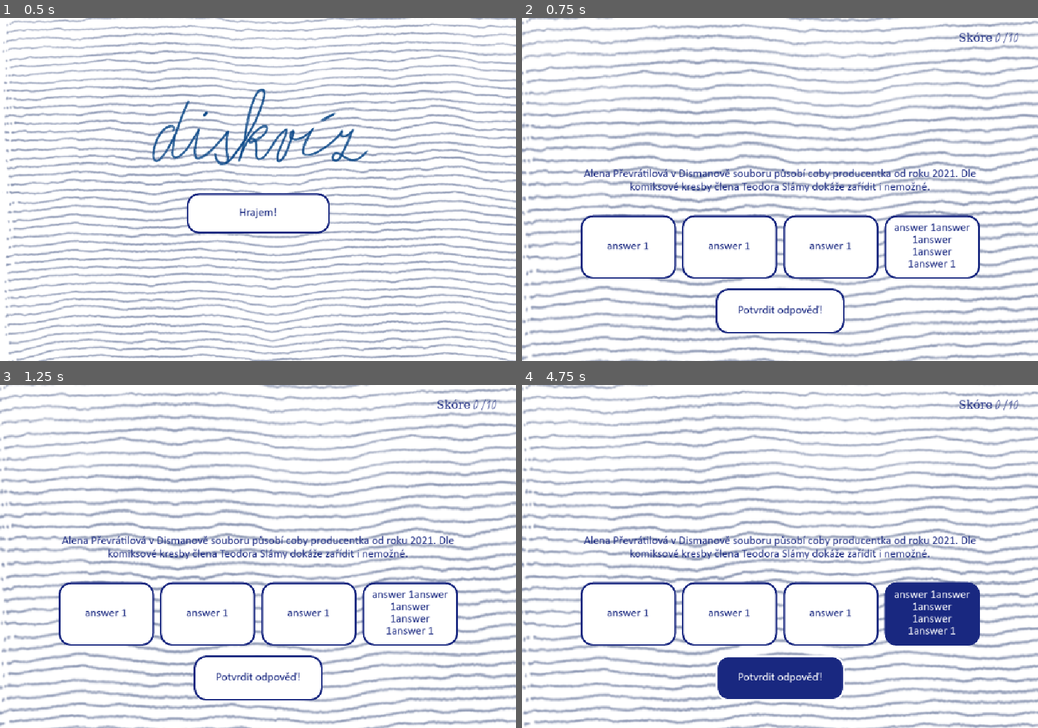
Above: before the commit, frames 1-4 (two rows, left to right).
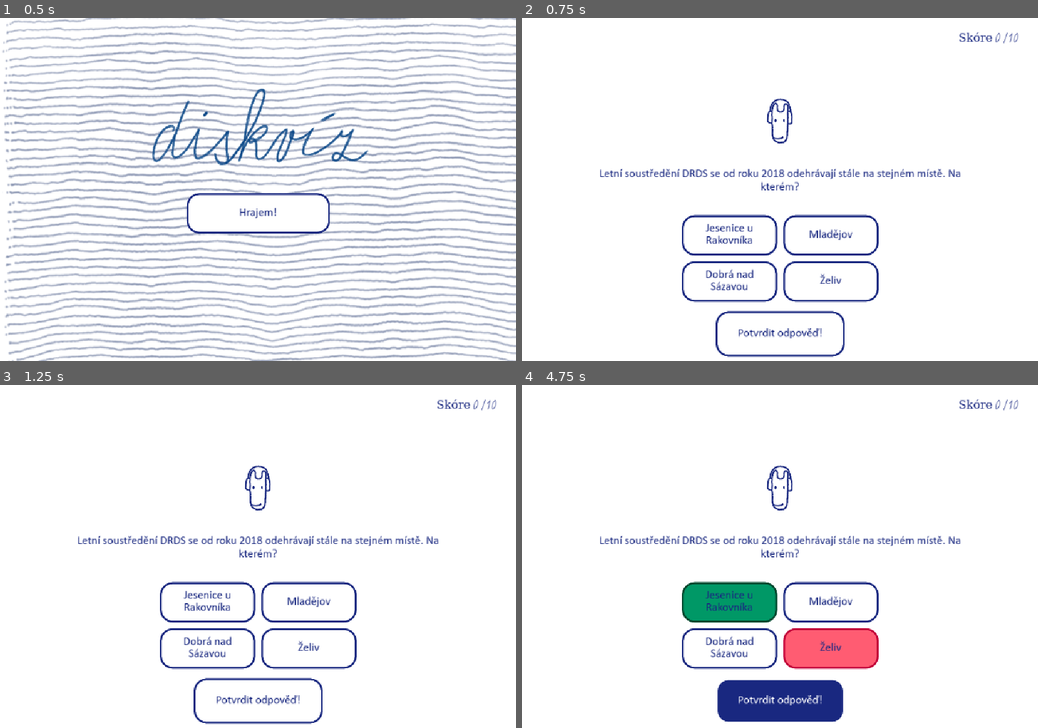
Above: after the commit, the same moments.

Repository: Lavialee/DRDSkviz
Game: Godot game, scene res://scenes/MainMenu.tscn
Two runs of this game, one before a commit and one after it. Both use one fixed random seed, a clock stepped at 60 frames per second and the inputs below.
Inputs:
- Up to frame 1 (0.5 s): no input
- Up to frame 2 (0.75 s): click "Hrajem!" at 0.5 s
- Up to frame 3 (1.25 s): no input
- Up to frame 4 (4.75 s): click "answer 1" (after the commit: "Jesenice u Rakovníka") at 1.25 s; click "answer 1" (after the commit: "Mladějov") at 2 s; click "answer 1" (after the commit: "Dobrá nad Sázavou") at 2.75 s; click "answer 1answer 1answer 1answe…" (after the commit: "Želiv") at 3.5 s; click "Potvrdit odpověď!" at 4.25 s

Frame 1 is identical in both runs. In frame 2, 29% of the frame differs, in the area x 0-100%, y 0-100%; in frame 3, 29%; in frame 4, 37%.
Error before the commit: Parse Error: Expected node path as string or identifier after "$". (res://scenes/desktop_layout.gd:45)

Commit message:
add text input answers

Diff:
--- a/all_questions.tres
+++ b/all_questions.tres
@@ -619,17 +619,6 @@
 media_source = "film Poznamenaní"
 answer_info = "Ivan Jandl je jediným souborovým držitelem Oscara a Zlatého glóbu. Ocenění získal za film [i]Poznamenaní …(183 unchanged characters)…
 
-[sub_resource type="Resource" id="Resource_wdng1"]
-script = ExtResource("1_c6f28")
-question_text = "Seřaď události od nejstarší po nejmladší: Založení DRDS, První letní soustředění, Výprava do Velké Británie, Natočení voicebandu Tatínek pracuje v továrně"
-answers = Array[String](["Založení DRDS", "První letní soustředění", "Výprava do Velké Británie", "Natočení voicebandu Tatínek pracuje v továrně"])
-correct_answer_index = -1
-correct_answer_text = "[3,0,1,2]"
-question_type = 2
-media_path = ""
-media_source = ""
-answer_info = ""
-
 [sub_resource type="Resource" id="Resource_pbcvm"]
 script = ExtResource("1_c6f28")
 question_text = "V souboru máme několik držitelů dabingové ceny Františka Filipovského. Který z uvedených laureátů ji získal nejdříve?"
@@ -1006,4 +995,4 @@
 
 [resource]
 script = ExtResource("2_3n64e")
-questions = Array[ExtResource("1_c6f28")]([SubResource("Reso …(1701 unchanged characters)… Resource_yppbu"), SubResource("Resource_wdng1"), SubResource("Resource_pbcvm"), SubResource("Resource_vpe0e"),  …(992 unchanged characters)…
+questions = Array[ExtResource("1_c6f28")]([SubResource("Reso …(1701 unchanged characters)… Resource_yppbu"), SubResource("Resource_pbcvm"), SubResource("Resource_vpe0e"),  …(992 unchanged characters)…
--- a/question_entry_resource.gd
+++ b/question_entry_resource.gd
@@ -1,7 +1,7 @@
 extends Resource
 class_name Question
 
-enum QuestionType { MULTIPLE_CHOICE, TEXT_INPUT, ARRANGE}
+enum QuestionType { MULTIPLE_CHOICE, TEXT_INPUT}
 
 @export var question_text: String
 @export var answers: Array[String] = [] # For multiple-choice questions
--- a/scenes/DesktopLayout.tscn
+++ b/scenes/DesktopLayout.tscn
@@ -42,6 +42,7 @@
 script = ExtResource("1_ha3lu")
 
 [node name="Sprite2D" type="Sprite2D" parent="."]
+visible = false
 self_modulate = Color(1, 1, 1, 0.301961)
 texture_repeat = 2
 material = ExtResource("2_nokfu")
@@ -84,21 +85,19 @@
 anchor_right = 1.0
 anchor_bottom = 1.0
 offset_left = 125.0
-offset_top = 29.0
+offset_top = -18.0
 offset_right = -125.0
-offset_bottom = -58.0
+offset_bottom = -10.0
 grow_horizontal = 2
 grow_vertical = 2
 
 [node name="VBoxContainer" type="VBoxContainer" parent="MarginContainer"]
 layout_mode = 2
-size_flags_horizontal = 4
 theme = SubResource("Theme_l35yq")
 theme_override_constants/separation = 20
 alignment = 2
 
 [node name="MediaContainer" type="PanelContainer" parent="MarginContainer/VBoxContainer"]
-visible = false
 self_modulate = Color(0.431373, 0.431373, 0.431373, 0)
 layout_mode = 2
 size_flags_horizontal = 4
@@ -178,9 +177,19 @@
 horizontal_alignment = 1
 vertical_alignment = 1
 
+[node name="AnswerInput" type="LineEdit" parent="MarginContainer/VBoxContainer"]
+visible = false
+custom_minimum_size = Vector2(0, 50)
+layout_mode = 2
+size_flags_horizontal = 4
+size_flags_vertical = 4
+placeholder_text = "sem napiš odpověď"
+expand_to_text_length = true
+metadata/_edit_group_ = true
+
 [node name="CenterContainer" type="CenterContainer" parent="MarginContainer/VBoxContainer"]
-layout_mode = 2
-size_flags_horizontal = 4
+custom_minimum_size = Vector2(200, 50)
+layout_mode = 2
 
 [node name="AnimationPlayer" type="AnimationPlayer" parent="MarginContainer/VBoxContainer/CenterContainer"]
 root_node = NodePath("../../../..")
@@ -194,7 +203,7 @@
 theme = ExtResource("1_ij2e0")
 theme_override_constants/h_separation = 12
 theme_override_constants/v_separation = 12
-columns = 5
+columns = 2
 
 [node name="Answer1" type="Button" parent="MarginContainer/VBoxContainer/CenterContainer/AnswerContainer"]
 custom_minimum_size = Vector2(200, 85)
--- a/scenes/desktop_layout.gd
+++ b/scenes/desktop_layout.gd
@@ -13,6 +13,7 @@
 @onready var answer_panel_path = $Answer/PanelContainer
 @onready var next_question_button_path = $Answer/PanelContainer/VBoxContainer/NextQuestion
 @onready var answer_text_path = $Answer/PanelContainer/VBoxContainer/TextEdit
+@onready var answer_input = $MarginContainer/VBoxContainer/AnswerInput
 
 var question_data = preload("res://all_questions.tres")
 var regular_font = load("res://font/calibri-regular.ttf")
@@ -26,188 +27,251 @@
 var showing_answer = false
 var paused_position = 0.0
 
+enum InputAnswerMatch {
+    WRONG,
+    ADEQUATE,
+    CORRECT
+}
+
 func _ready() -> void:
-	# Initialize the ButtonGroup
-	answer_group = ButtonGroup.new()
-	next_question_button_path.pressed.connect(_next_question)
-
-	# Initialize buttons array
-	buttons = [
-		answer_container.get_node("Answer1"),
-		answer_container.get_node("Answer2"),
-		answer_container.get_node("Answer3"),
-		answer_container.get_node("Answer4")
-	]
-
-	# Assign buttons to the ButtonGroup
-	for button in buttons:
-		button.set_button_group(answer_group)
-	$
-	# Start the game
-	choose_questions()
-	current_question_handling()
-
-func _process(delta: float) -> void:
-	if audio_streamer.playing and audio_streamer.stream != null:
-		audio_timer.value = audio_streamer.get_playback_position()
-
-# Choose 10 random multiple-choice questions
+    # Initialize the ButtonGroup
+    answer_group = ButtonGroup.new()
+    next_question_button_path.pressed.connect(_next_question)
+
+    # Initialize buttons array
+    buttons = [
+        answer_container.get_node("Answer1"),
+        answer_container.get_node("Answer2"),
+        answer_container.get_node("Answer3"),
+        answer_container.get_node("Answer4")
+    ]
+
+    # Assign buttons to the ButtonGroup
+    for button in buttons:
+        button.set_button_group(answer_group)
+    # Start the game
+    choose_questions()
+    current_question_handling()
+
+#func _process(delta: float) -> void:
+    #if audio_streamer.playing and audio_streamer.stream != null:
+        #audio_timer.value = audio_streamer.get_playback_position()
+
 func choose_questions() -> void:
-	var all_questions = question_data.questions.filter(func(q):
-		return q.question_type == q.QuestionType.MULTIPLE_CHOICE)#&& q.media_path) #--- uncomment for just questions including media
-	all_questions.shuffle()
-	selected_questions = all_questions.slice(0, 10)  # Select the first 10 elements
-
-# Take shuffled questions, handle shuffling answers
+    var all_questions = question_data.questions#.filter(func(q):
+        #return q.question_type == q.QuestionType.MULTIPLE_CHOICE)#&& q.media_path) #--- uncomment for just questions including media
+    all_questions.shuffle()
+    selected_questions = all_questions.slice(0, 10)  # Select the first 10 elements
+
+# manages if game ended, switches question to next, shows/hides apropriate nodes
 func current_question_handling() -> void:
-	if current_question_index < selected_questions.size():  # Still questions left
-		current_question = selected_questions[current_question_index]
-		var original_answers = current_question.answers.duplicate()  # Make a copy of the original answers
-		var file_extension = current_question.media_path.get_extension()
-		current_question.answers.shuffle()  # Shuffle the answers
-		current_question.correct_answer_index = current_question.answers.find(original_answers[current_question.correct_answer_index])  # Update correct index
-		correct_answer = "Answer" + str(current_question.correct_answer_index + 1)
-		print("The correct answer is: ", correct_answer)
-
-		if current_question.media_path:
-			question_with_media(file_extension)
-		else:
-			$MarginContainer/VBoxContainer/MediaContainer/NoMediaPicture.set_visible(true)
-			question_image.set_visible(false)
-			audio_container.set_visible(false)
-		# Update UI
-		question_label.text = current_question.question_text
-		assign_answers_to_buttons(current_question.answers)
-	else:  # No questions left
-		show_score()
-
-func question_with_media(file_extension: String) -> void:
-	media_container.set_visible(true)
-	match file_extension:
-		"png", "jpg", "jpeg":
-			question_image.set_visible(true)
-			audio_container.set_visible(false)
-
-		# Add error handling for image loading
-			var image = ResourceLoader.load(current_question.media_path)
-			if image:
-				question_image.texture = image
-			else:
-				push_error("Failed to load image: " + current_question.media_path)
-
-		"mp3", "wav":
-			question_image.set_visible(false)
-			audio_container.set_visible(true)
-
-			# Add error handling for audio loading
-			var audio_resource = ResourceLoader.load(current_question.media_path)
-			if audio_resource:
-				audio_streamer.stream = audio_resource
-				var audio_length = audio_streamer.stream.get_length()
-				audio_timer.max_value = audio_length
-				# Reset audio state
-				paused_position = 0.0
-			else:
-				push_error("Failed to load audio: " + current_question.media_path)
+    if current_question_index < selected_questions.size():  # == Still questions left
+        current_question = selected_questions[current_question_index] #set next question in line to current
+
+        if current_question.question_type == current_question.QuestionType.MULTIPLE_CHOICE: #question is multiple choice
+            multiple_choice_shuffle()
+            answer_input.set_visible(false)
+
+        else: #question is input answer
+            answer_input.set_visible(true)
+
+        assign_answers_to_buttons(current_question.answers) #this will hide the buttons for answer input types, since it has .answers is null
+        media_visibility_management(current_question.media_path.get_extension())
+        question_label.text = current_question.question_text
+
+    else:  # No questions left
+        show_score()
+
+func multiple_choice_shuffle() -> void:
+    var correct_text = current_question.answers[current_question.correct_answer_index]
+    current_question.answers.shuffle()
+    current_question.correct_answer_index = current_question.answers.find(correct_text)
+    correct_answer = "Answer" + str(current_question.correct_answer_index + 1)
+    print("The correct answer is: ", correct_answer)
+
+func media_visibility_management(file_extension: String) -> void:
+    if current_question.media_path != "":
+        media_container.set_visible(true)
+        match file_extension:
+
+            "png", "jpg", "jpeg":
+                question_image.set_visible(true)
+                audio_container.set_visible(false)
+
+            # Add error handling for image loading
+                var image = ResourceLoader.load(current_question.media_path)
+                if image:
+                    question_image.texture = image
+                else:
+                    push_error("Failed to load image: " + current_question.media_path)
+
+            "mp3", "wav":
+                question_image.set_visible(false)
+                audio_container.set_visible(true)
+
+                # Add error handling for audio loading
+                var audio_resource = ResourceLoader.load(current_question.media_path)
+                if audio_resource:
+                    audio_streamer.stream = audio_resource
+                    var audio_length = audio_streamer.stream.get_length()
+                    audio_timer.max_value = audio_length
+                    # Reset audio state
+                    paused_position = 0.0
+                else:
+                    push_error("Failed to load audio: " + current_question.media_path)
+    else:
+        $MarginContainer/VBoxContainer/MediaContainer/NoMediaPicture.set_visible(true)
+        question_image.set_visible(false)
+        audio_container.set_visible(false)
 
 func assign_answers_to_buttons(answers: Array[String]) -> void:
-	# First hide all buttons
-	for button in buttons:
-		button.visible = false
-
-	# Show only the buttons we need
-	for i in range(min(answers.size(), buttons.size())):
-		buttons[i].text = answers[i]
-		buttons[i].visible = true
+    # First hide all buttons
+    for button in buttons:
+        button.visible = false
+
+    # Show only the buttons we need
+    for i in range(min(answers.size(), buttons.size())):
+        buttons[i].text = answers[i]
+        buttons[i].visible = true
+
+func show_new_question() -> void:
+    showing_answer = false
+    current_question_index += 1
+    for button in buttons:
+        button.add_theme_stylebox_override("disabled",  load("res://disabled_neutral.tres"))
+        button.disabled = false
+
+    question_label.add_theme_font_override("font", regular_font)
+    confirm_label.text = "Potvrdit odpověď!"
+    current_question_handling()
+    unpress_all_buttons()
 
 func unpress_all_buttons() -> void:
-	for button in buttons:
-		button.set_pressed(false)
-
-func show_new_question() -> void:
-	showing_answer = false
-	current_question_index += 1
-	for button in buttons:
-		button.add_theme_stylebox_override("disabled",  load("res://disabled_neutral.tres"))
-		button.disabled = false
-
-	question_label.add_theme_font_override("font", regular_font)
-	confirm_label.text = "Potvrdit odpověď!"
-	current_question_handling()
-	unpress_all_buttons()
+    for button in buttons:
+        button.set_pressed(false)
 
 func show_answer(pressed_button: Button) -> void:
-	for button in buttons:
-		button.disabled = true
-
-	if pressed_button.name == correct_answer:
-		pressed_button.add_theme_stylebox_override("disabled",  load("res://correct_answer.tres"))
-		score += 1
-		score_label.text = str(score)
-
-	else:
-		pressed_button.add_theme_stylebox_override("disabled",  load("res://wrong_answer.tres"))
-		var correct_button =  str("MarginContainer/VBoxContainer/CenterContainer/AnswerContainer/%s" % correct_answer)
-		get_node(correct_button).add_theme_stylebox_override("disabled",  load("res://correct_answer.tres"))
-
-	showing_answer = true
-		# Reset audio state
-	if audio_streamer.playing:
-		audio_streamer.stop()
-		paused_position = 0.0
-
-	if current_question.answer_info:
-		answer_text_path.text = current_question.answer_info
-		$Answer.set_visible(true)
-		await get_tree().create_timer(1).timeout
-		answer_panel_path.set_visible(true)
-
-	else:
-		await get_tree().create_timer(1).timeout
-		show_new_question()
-
-	print("Showing answer? ",showing_answer)
+    for button in buttons:
+        button.disabled = true
+
+    if pressed_button.name == correct_answer:
+        pressed_button.add_theme_stylebox_override("disabled",  load("res://correct_answer.tres"))
+        score += 1
+        score_label.text = str(score)
+
+    else:
+        pressed_button.add_theme_stylebox_override("disabled",  load("res://wrong_answer.tres"))
+        var correct_button =  str("MarginContainer/VBoxContainer/CenterContainer/AnswerContainer/%s" % correct_answer)
+        get_node(correct_button).add_theme_stylebox_override("disabled",  load("res://correct_answer.tres"))
+
+    showing_answer = true
+        # Reset audio state
+    if audio_streamer.playing:
+        audio_streamer.stop()
+        paused_position = 0.0
+
+    if current_question.answer_info:
+        answer_text_path.text = current_question.answer_info
+        $Answer.set_visible(true)
+        await get_tree().create_timer(1).timeout
+        answer_panel_path.set_visible(true)
+
+    else:
+        await get_tree().create_timer(1).timeout
+        show_new_question()
+
+    print("Showing answer? ",showing_answer)
 
 func _next_question() -> void:
-	show_new_question()
-	$Answer.set_visible(false)
-	answer_panel_path.set_visible(false)
+    show_new_question()
+    $Answer.set_visible(false)
+    answer_panel_path.set_visible(false)
 
 func _on_answer_confirm_pressed() -> void:
-	var pressed_button = answer_group.get_pressed_button()
-	if pressed_button: # Only advance if an answer was selected
-		if showing_answer:
-			show_new_question()
-		else:
-			show_answer(pressed_button)
-	else:
-		print("No button selected!")
-		# Maybe show a message to the player that they need to select an answer
+    if showing_answer == true:
+        show_new_question()
+    else:
+        if current_question.question_type == current_question.QuestionType.MULTIPLE_CHOICE:
+            if answer_group.get_pressed_button() : # Only advance if an answer was selected
+                show_answer(answer_group.get_pressed_button())
+            else:
+                print("No button selected!")
+            # Maybe show a message to the player that they need to select an answer
+        else: #question is input answer
+            var actual_answer = answer_input.text
+            print(current_question.correct_answer_text)
+            check_input_answer(current_question.correct_answer_text, actual_answer)
+
+func check_input_answer(expected_answer: String, actual_answer: String) -> InputAnswerMatch:
+    var ts = TextServerManager.get_primary_interface()
+    actual_answer = ts.strip_diacritics(actual_answer).to_lower()
+    expected_answer = ts.strip_diacritics(expected_answer).to_lower()
+
+    var distance = edit_distance(expected_answer, actual_answer)
+    var max_distance = max(2, int(expected_answer.length() / 3))
+
+    if expected_answer == actual_answer:
+        print("The input answer is fully correct")
+        return InputAnswerMatch.CORRECT
+    elif distance <= max_distance:
+        print("The input answer is almost correct")
+        return InputAnswerMatch.ADEQUATE
+    else:
+        print("The input answer is wrong")
+        return InputAnswerMatch.WRONG
+
+func edit_distance(s1: String, s2: String) -> int:
+    var len1 = s1.length()
+    var len2 = s2.length()
+
+    # Create a 2D array (len1+1 x len2+1) initialized with zeros
+    var dp := []
+    for i in range(len1 + 1):
+        dp.append([])
+        for j in range(len2 + 1):
+            dp[i].append(0)
+
+    # Initialize base cases
+    for i in range(len1 + 1):
+        dp[i][0] = i
+    for j in range(len2 + 1):
+        dp[0][j] = j
+
+    # Fill the matrix
+    for i in range(1, len1 + 1):
+        for j in range(1, len2 + 1):
+            var cost = 0 if s1[i - 1] == s2[j - 1] else 1
+            dp[i][j] = min(
+                dp[i - 1][j] + 1,      # Deletion
+                dp[i][j - 1] + 1,      # Insertion
+                dp[i - 1][j - 1] + cost  # Substitution
+            )
+    return dp[len1][len2]
 
 func _on_play_button_pressed() -> void:
-	if audio_streamer.playing:
-		# Pause audio and save position
-		paused_position = audio_streamer.get_playback_position()
-		audio_streamer.stream_paused = true
-		print("Pausing audio at position: ", paused_position)
-	else:
+    if audio_streamer.playing:
+        # Pause audio and save position
+        paused_position = audio_streamer.get_playback_position()
+        audio_streamer.stream_paused = true
+        print("Pausing audio at position: ", paused_position)
+    else:
 # If it's not playing at all (first play), start it
-		if !audio_streamer.playing and paused_position == 0.0:
-			print("Starting audio from beginning")
-			audio_streamer.play()
-		else:
-			# Resume from saved position
-			print("Resuming audio from position: ", paused_position)
-			audio_streamer.stream_paused = false
+        if !audio_streamer.playing and paused_position == 0.0:
+            print("Starting audio from beginning")
+            audio_streamer.play()
+        else:
+            # Resume from saved position
+            print("Resuming audio from position: ", paused_position)
+            audio_streamer.stream_paused = false
 
 func reset_game() -> void:
-	get_tree().change_scene_to_file("res://scenes/MainMenu.tscn")
+    get_tree().change_scene_to_file("res://scenes/MainMenu.tscn")
 
 func show_score() -> void:
-	media_container.set_visible(false)
-	question_label.text = "Konec hry! Tvoje skóre: " + str(score)
-	for button in buttons:
-		button.visible = false
+    media_container.set_visible(false)
+    question_label.text = "Konec hry! Tvoje skóre: " + str(score)
+    for button in buttons:
+        button.visible = false
 # Show a restart button
-	confirm_label.text = "Hrát znovu"
-	confirm_label.pressed.connect(reset_game)
+    confirm_label.text = "Hrát znovu"
+    confirm_label.pressed.connect(reset_game)
--- a/scenes/test.tscn
+++ b/scenes/test.tscn
@@ -14,6 +14,25 @@
 
 [node name="TextEdit" type="TextEdit" parent="."]
 layout_mode = 0
-offset_right = 431.0
-offset_bottom = 133.0
+offset_left = 35.0
+offset_top = 101.0
+offset_right = 1042.0
+offset_bottom = 618.0
 script = ExtResource("2_bl13t")
+
+[node name="Label" type="RichTextLabel" parent="TextEdit"]
+layout_mode = 0
+offset_left = 11.0
+offset_top = 303.0
+offset_right = 995.0
+offset_bottom = 385.0
+text = "asdfasdf
+"
+
+[node name="Expected" type="RichTextLabel" parent="TextEdit"]
+offset_left = 19.0
+offset_top = 440.0
+offset_right = 207.0
+offset_bottom = 491.0
+text = "asdfasdf
+"
--- a/scenes/text_checking.gd
+++ b/scenes/text_checking.gd
@@ -1,4 +1,6 @@
 extends Node
+var question_data = preload("res://all_questions.tres")
+var selected_questions: Array = []
 
 var test_cases = [
 	["ano", "ano", true],
@@ -9,9 +11,18 @@
 	["Tohle je správná odpověď","Tohle ej správná opdoved", true],
 	["odpoved", "answer", false]
 	]
+func choose_questions() -> void:
+	var all_questions = question_data.questions.filter(func(q):
+		return q.question_type == q.QuestionType.TEXT_INPUT)
+	all_questions.shuffle()
+	selected_questions = all_questions.slice(0, 10)  # Select the first 10 elements
+	print(selected_questions[0].question_text)
+
 
 func _ready() -> void:
+	choose_questions()
 	run_tests()
+
 
 func check_answer(expected_answer:String, actual_answer:String) -> bool:
 	var ts = TextServerManager.get_primary_interface()
@@ -20,12 +31,10 @@
 	actual_answer = actual_answer.to_lower()
 	expected_answer = expected_answer.to_lower()
 	var distance = edit_distance(expected_answer, actual_answer)
-	if distance > max(2,expected_answer.length()/3):
+	if distance > max(2, int(expected_answer.length() / 3)):
 		return false
 	else:
 		return true
-
-	return actual_answer == expected_answer
 
 func edit_distance(s1: String, s2: String) -> int:
 	var len1 = s1.length()
--- a/testy.tscn
+++ b/testy.tscn
@@ -29,6 +29,7 @@
 expand_icon = true
 
 [node name="Label" type="Label" parent="AnswerGrid/Button2"]
+layout_mode = 0
 offset_right = 40.0
 offset_bottom = 22.3333
 
@@ -38,6 +39,7 @@
 expand_icon = true
 
 [node name="Label" type="Label" parent="AnswerGrid/Button3"]
+layout_mode = 0
 offset_right = 40.0
 offset_bottom = 22.3333
 
@@ -47,10 +49,12 @@
 expand_icon = true
 
 [node name="Label" type="Label" parent="AnswerGrid/Button4"]
+layout_mode = 0
 offset_right = 40.0
 offset_bottom = 22.3333
 
 [node name="QuestionLabel" type="Label" parent="."]
+layout_mode = 0
 offset_right = 40.0
 offset_bottom = 22.3333
 
Not shown: 1 places in all_questions.tres that only renumber resources
